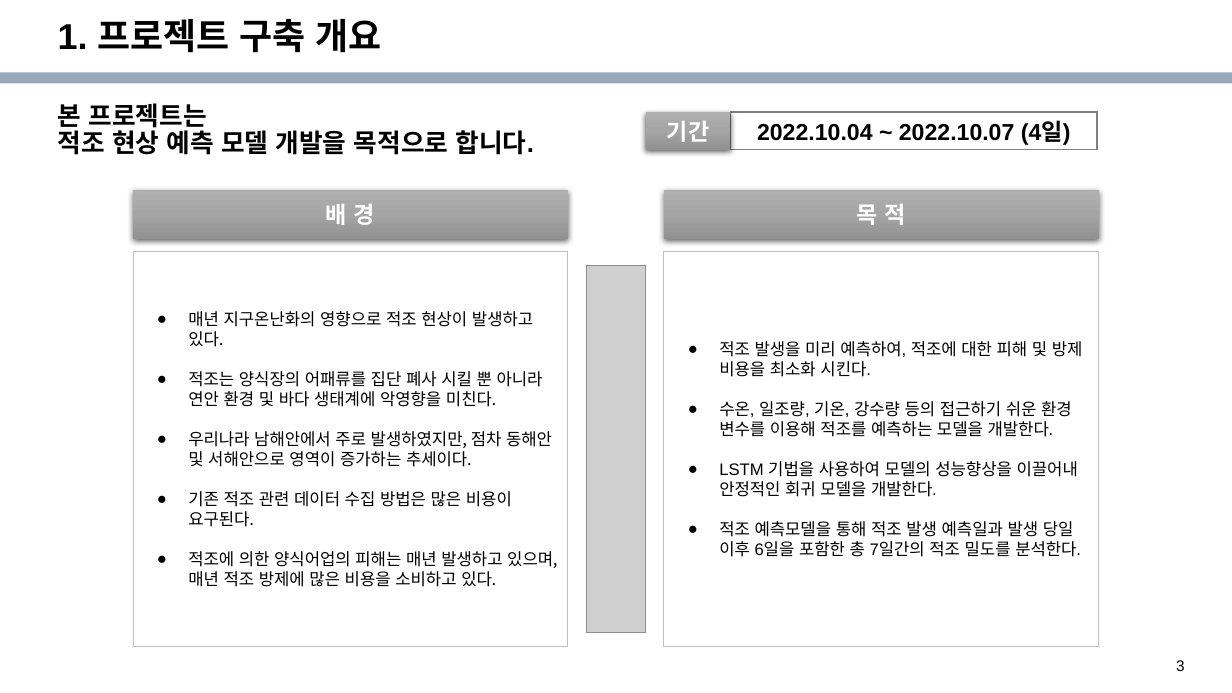
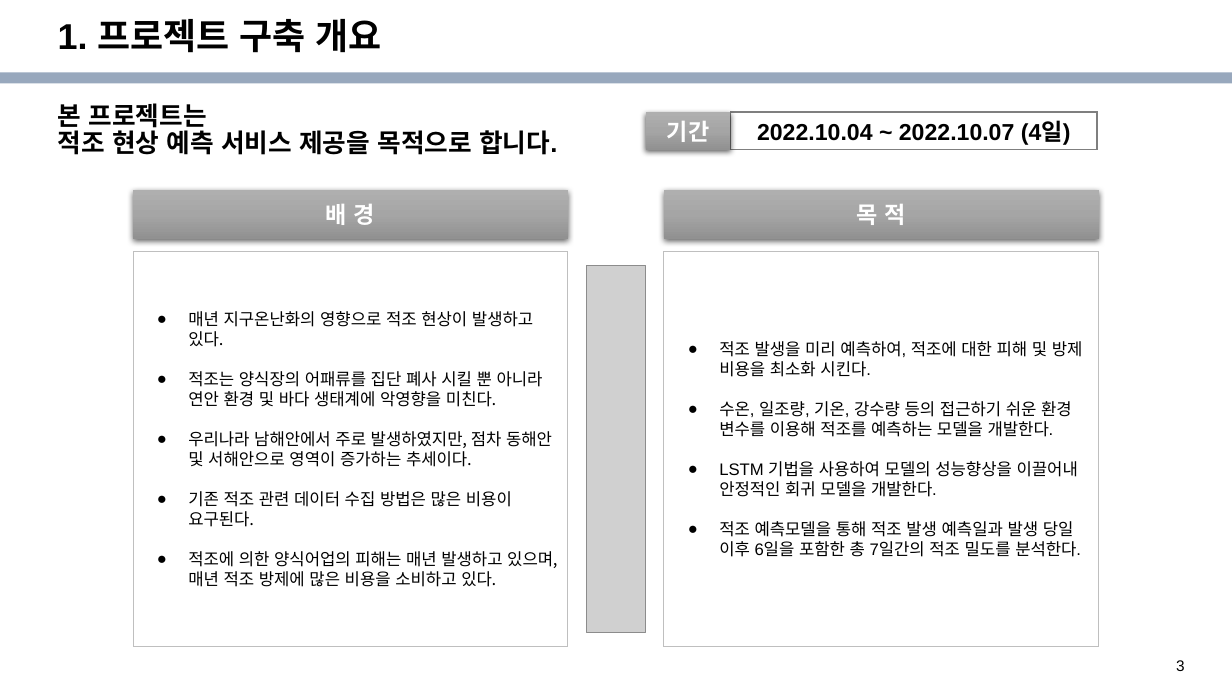
Before and after one commit to epocheing/202206_KNU_kdt2, a slide deck: slide 3 of Docs/4조 프로젝트 계획서.pptx. Drawn at 1232x693 pixels with LibreOffice and Linux fonts; fonts in the diff are those of the drawing; grey boxes stand for pictures; background and template pictures are left out. Boxes give left, top, right and bottom in pixels: in the first picture for what was removed or moved away, otherwise in the second. Text is boxed around its words. In the diff, an @@ line names an element or a change of style, - is before the commit and + after.

```diff
--- a/Docs/4조 프로젝트 계획서.pptx
+++ b/Docs/4조 프로젝트 계획서.pptx
@@ text at (58, 126, 557, 155): text changed @@
-적조 현상 예측 모델 개발을 목적으로 합니다.
+적조 현상 예측 서비스 제공을 목적으로 합니다.
```
Also in this commit, not shown: 2 other slides changed, 2 slides added, 1 slide removed, 1 other file.
